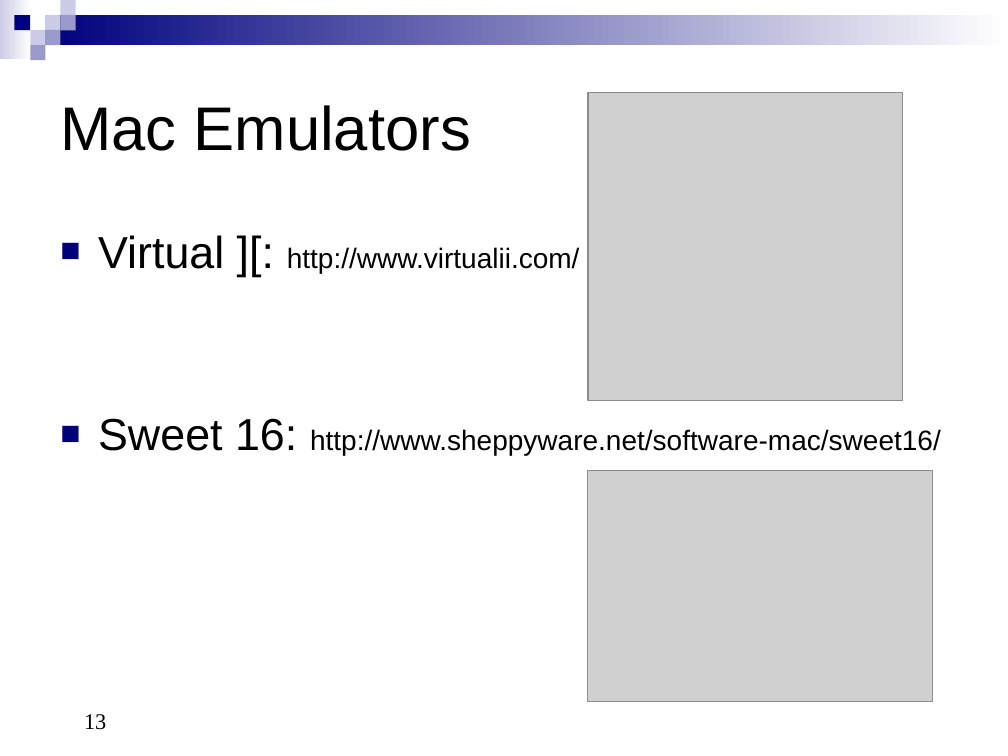
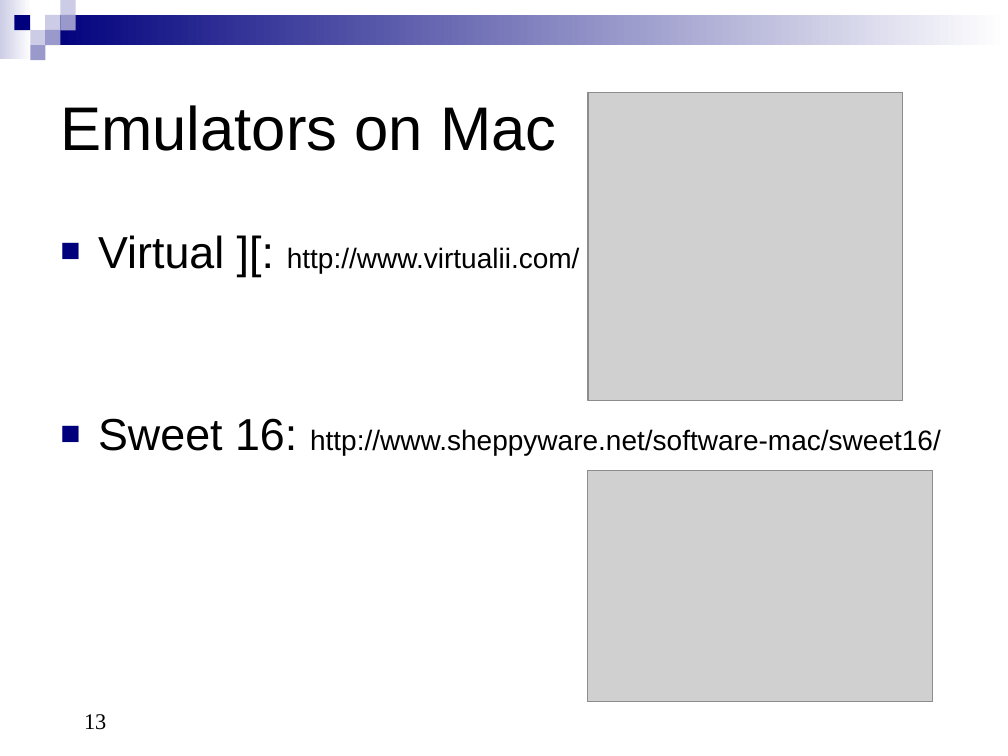
Before and after one commit to RasppleII/adtpro, a slide deck: slide 13 of doc/src/site/resources/ADTProIntro.ppt. Drawn at 1008x756 pixels with LibreOffice and Linux fonts; fonts in the diff are those of the drawing; grey boxes stand for pictures. Boxes give left, top, right and bottom in pixels: in the first picture for what was removed or moved away, otherwise in the second. Text is boxed around its words. In the diff, an @@ line names an element or a change of style, - is before the commit and + after.

Commit message:
A few presentation updates...

```diff
--- a/doc/src/site/resources/ADTProIntro.ppt
+++ b/doc/src/site/resources/ADTProIntro.ppt
@@ title at (60, 105, 556, 151): text changed @@
-Mac Emulators
+Emulators on Mac
```
Also in this commit, not shown: 1 other file.
